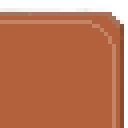
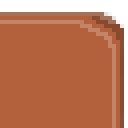
The second 128 x 128 image is a revision of the first. Changes to its layers:
painted on "\ #1" over [80, 12, 124, 128]
painted on "\" over [88, 12, 124, 40]
painted on "Layer" over [0, 8, 124, 28]
